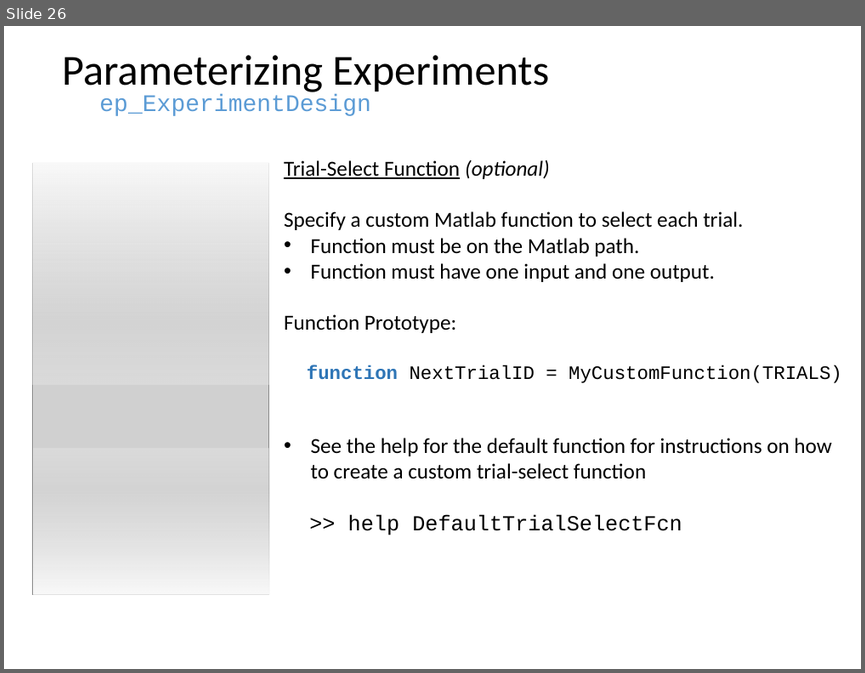
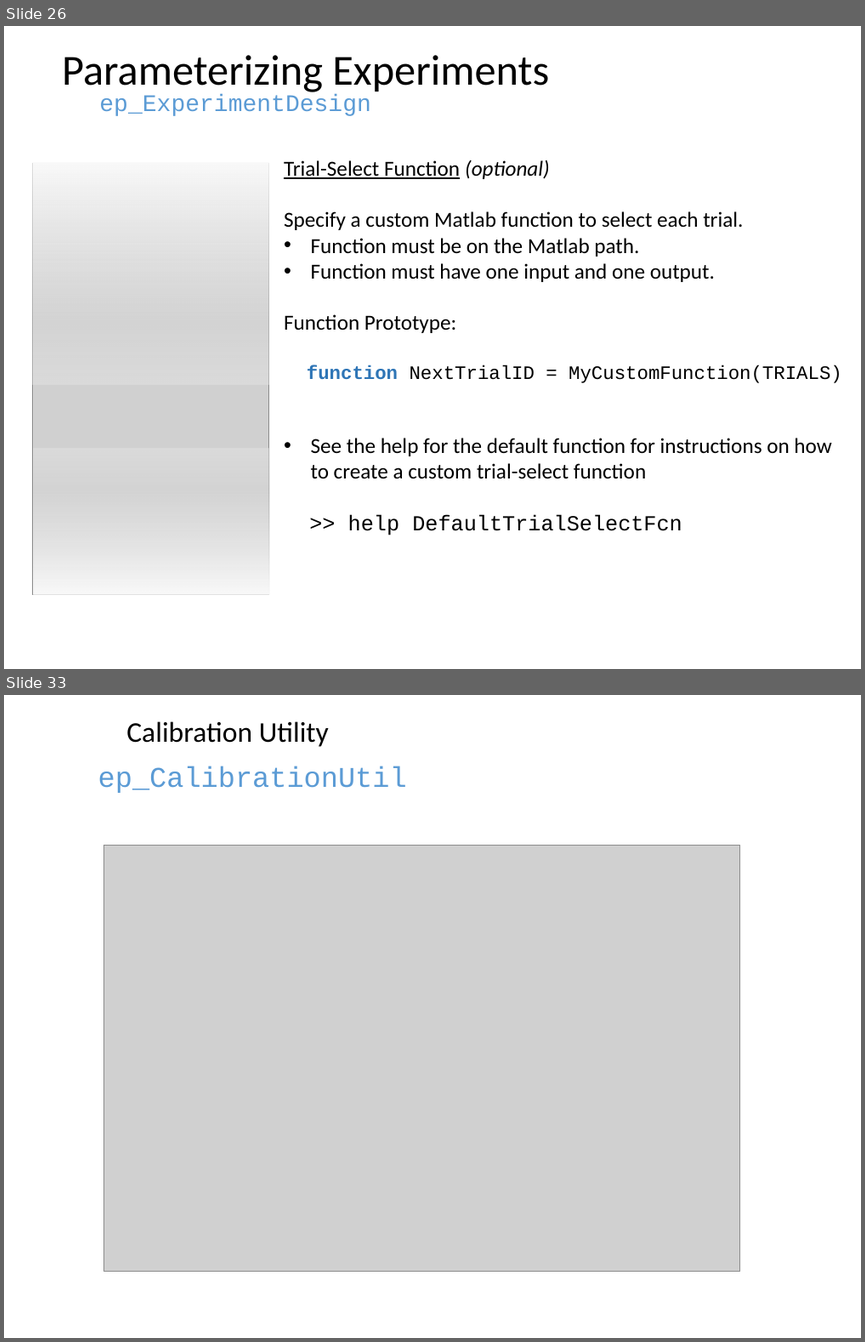
Before and after one commit to dstolz/epsych, a slide deck: trunk/Intro_to_ElectroPsych_Toolbox.pptx. Shown one above the other, each under a label of ours: slide 26 before the commit, slides 26 and 33 after it; the slides between them are not shown. The pictures are 865x673 and 865x1342 pixels, drawn with LibreOffice and Linux fonts; fonts in the diff are those of the drawing; grey boxes stand for pictures. Boxes give left, top, right and bottom in pixels: in the first picture for what was removed or moved away, otherwise in the second. Text is boxed around its words. In the diff, an @@ line names an element or a change of style, - is before the commit and + after.

```diff
--- a/trunk/Intro_to_ElectroPsych_Toolbox.pptx
+++ b/trunk/Intro_to_ElectroPsych_Toolbox.pptx
@@ slide 33 added at (x1=4, y1=695, x2=861, y2=1338), background #FFFFFF @@
@@ text added at (x1=126, y1=721, x2=329, y2=747), 24 pt, text #000000 @@
+Calibration Utility
@@ text added at (x1=98, y1=766, x2=407, y2=793), 24 pt, text #5B9BD5 @@
+ep_CalibrationUtil
@@ picture added at (x1=104, y1=845, x2=740, y2=1271) @@
```
Also in this commit, not shown: 4 slides changed, 8 other slides added, 1 slide removed, 4 other files.
